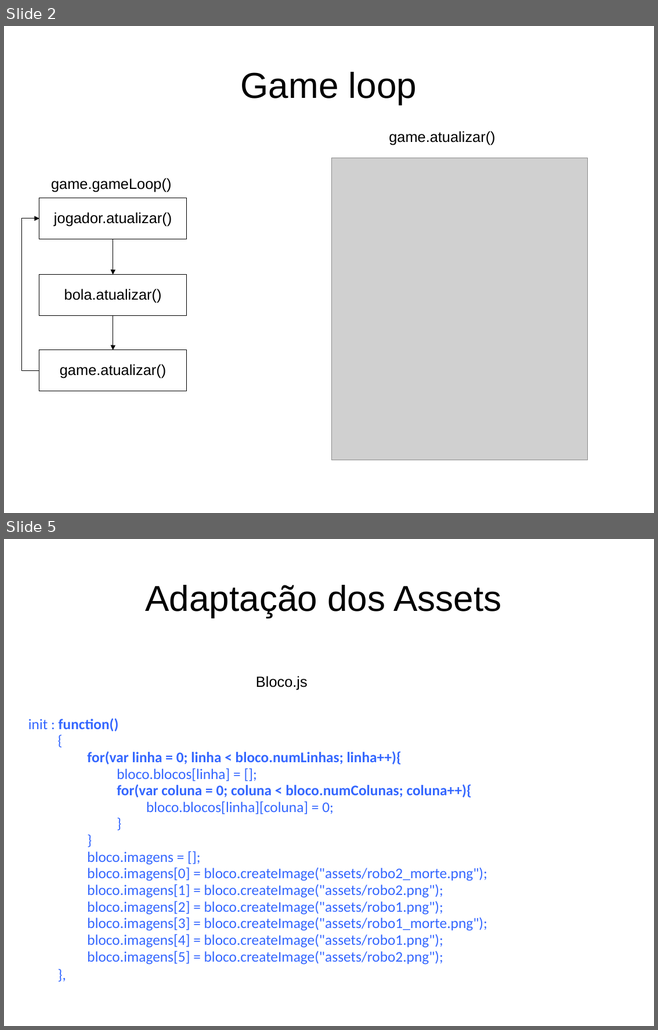
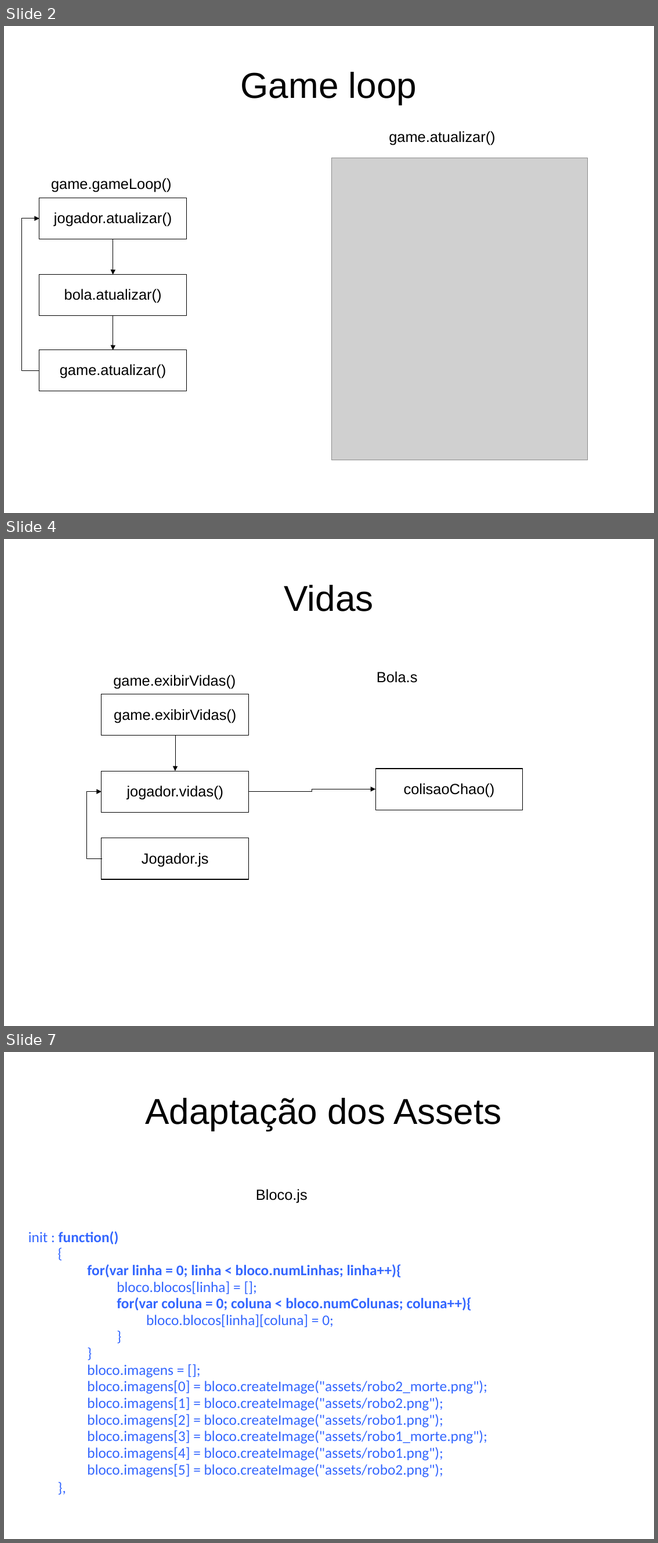
Before and after one commit to jucimarjr/posueagames, a slide deck: brunorichele/breakout/apres/breakout.ppt. Shown one above the other, each under a label of ours: slides 2 and 5 before the commit, slides 2, 4 and 7 after it; the slides between them are not shown. The pictures are 658x1030 and 658x1543 pixels, drawn with LibreOffice and Linux fonts; fonts in the diff are those of the drawing; grey boxes stand for pictures. Boxes give left, top, right and bottom in pixels: in the first picture for what was removed or moved away, otherwise in the second. Text is boxed around its words. In the diff, an @@ line names an element or a change of style, - is before the commit and + after.

```diff
--- a/brunorichele/breakout/apres/breakout.ppt
+++ b/brunorichele/breakout/apres/breakout.ppt
@@ slide 4 added at (4, 539, 654, 1026), background #FFFFFF @@
@@ title added at (284, 585, 373, 611), 44 pt, text #000000 @@
+Vidas
@@ text added at (113, 675, 235, 689), 18 pt, text #000000 @@
+game.exibirVidas()
@@ text added at (376, 671, 418, 683), 18 pt, text #000000 @@
+Bola.s
@@ rectangle added at (101, 694, 249, 736), outline #000000 0.74 pt, 18 pt, text #000000 @@
+game.exibirVidas()
@@ elbow arrow added from (175, 736) to (175, 771), #000000 0.74 pt @@
@@ rectangle added at (101, 771, 249, 813), outline #000000 0.74 pt, 18 pt, text #000000 @@
+jogador.vidas()
@@ rectangle added at (375, 769, 523, 810), outline #000000 0.74 pt, 18 pt, text #000000 @@
+colisaoChao()
@@ elbow arrow added from (103, 859) to (101, 792), #000000 0.74 pt @@
@@ elbow arrow added from (249, 792) to (375, 790), #000000 0.74 pt @@
@@ rectangle added at (101, 838, 249, 879), outline #000000 0.74 pt, 18 pt, text #000000 @@
+Jogador.js
@@ what was slide 5 is now slide 7 @@
```
Also in this commit, not shown: 1 slide changed, 1 other slide added.
